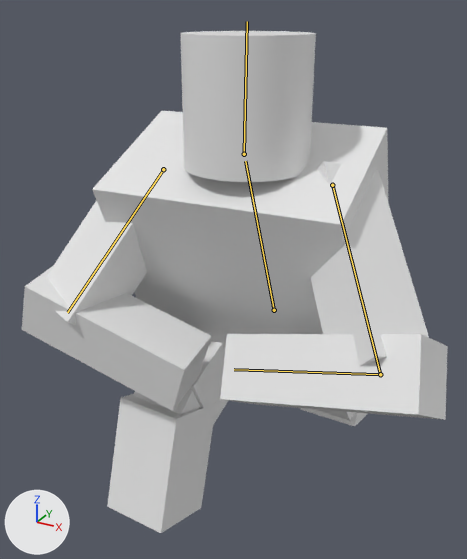
One commit to the FBX model Animation/animated/throw_variations/SK_person_throwing-1.fbx: the scene before it, then after it.
Camera for both pictures: a 50 mm camera at (4.05, -10.31, 9.29) aimed at (-1.2, -0.76, 4.51). The axes (+X, +Y, +Z) are drawn at lower left. The lights are the same throughout. Both versions are drawn at frame 48 of the action 'Armature.002|Armature.002Action'; the numbers are the values there. The bones that change are drawn over the model as lines.
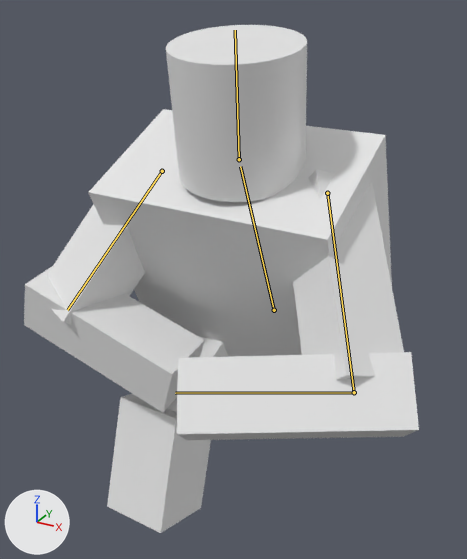
Location of each change, (x1, y1, x2, y2) in pixels of the pictures (467 x 559 px):
'Cube.003', posed: before (92, 111, 389, 350); after (88, 109, 392, 357)
'Cube.005', posed (6% wider): before (220, 334, 448, 420); after (177, 352, 419, 440)
'Cylinder', posed (17% taller): before (180, 31, 316, 182); after (166, 25, 307, 202)
'Cube.006', posed (7% narrower): before (310, 161, 429, 366); after (293, 170, 404, 380)
'Cube.009', posed: before (22, 265, 211, 411); after (24, 267, 204, 413)
'Cube.007', posed: before (46, 200, 147, 325); after (47, 204, 145, 325)
bone 'Body', root to tip: before (274, 310) to (245, 161); after (274, 310) to (240, 166)
bone 'Head', root to tip: before (244, 154) to (247, 21); after (239, 159) to (235, 30)
bone 'arm-left-1', root to tip: before (163, 169) to (67, 312); after (162, 171) to (67, 310)
bone 'arm-right-1', root to tip: before (332, 185) to (380, 374); after (327, 193) to (354, 392)
bone 'arm-right-2', root to tip: before (380, 374) to (234, 369); after (354, 392) to (175, 393)

What the commit changed:
Bone 'Body' (bone_body) turns from (23, 2, 0) to (26, -1, -1) degrees about its own x, y and z.
Bone 'Head' (bone_head) turns from (-24, 0, 0) to (-14, 0, -2) degrees about its own x, y and z.
Bone 'arm-left-1' (bone_arm_left_1) turns from (128, -27, -91) to (128, -29, -90) degrees about its own x, y and z.
Bone 'arm-right-1' (bone_arm_right_1) turns from (90, -38, -129) to (54, 0, -43) degrees about its own x, y and z.
Bone 'arm-right-2' (bone_arm_right_2) turns from (-112, -25, 8) to (59, -1, -99) degrees about its own x, y and z.
